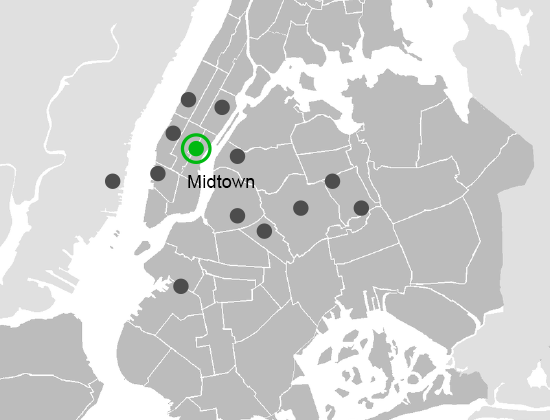
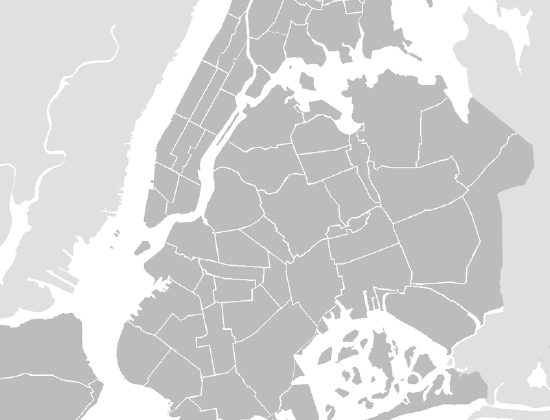
Comparing the layer stacks of the two 550 x 420 images. Changes:
hid "Midtown" over (188, 175, 255, 188)
hid "向量圖智慧型物件" (1st of 2) over (105, 92, 369, 294)
